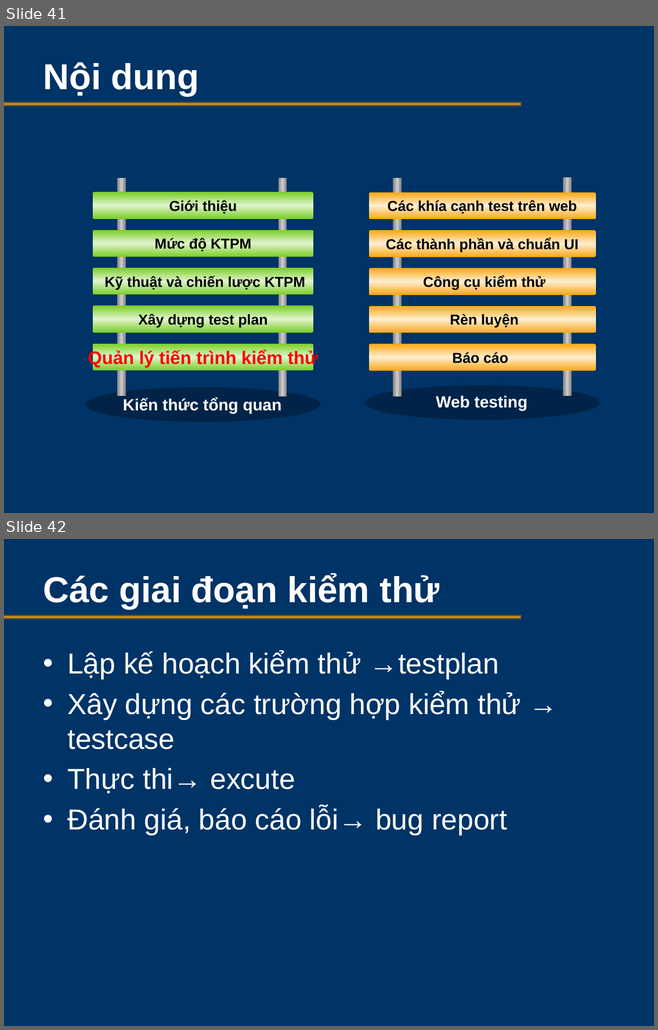
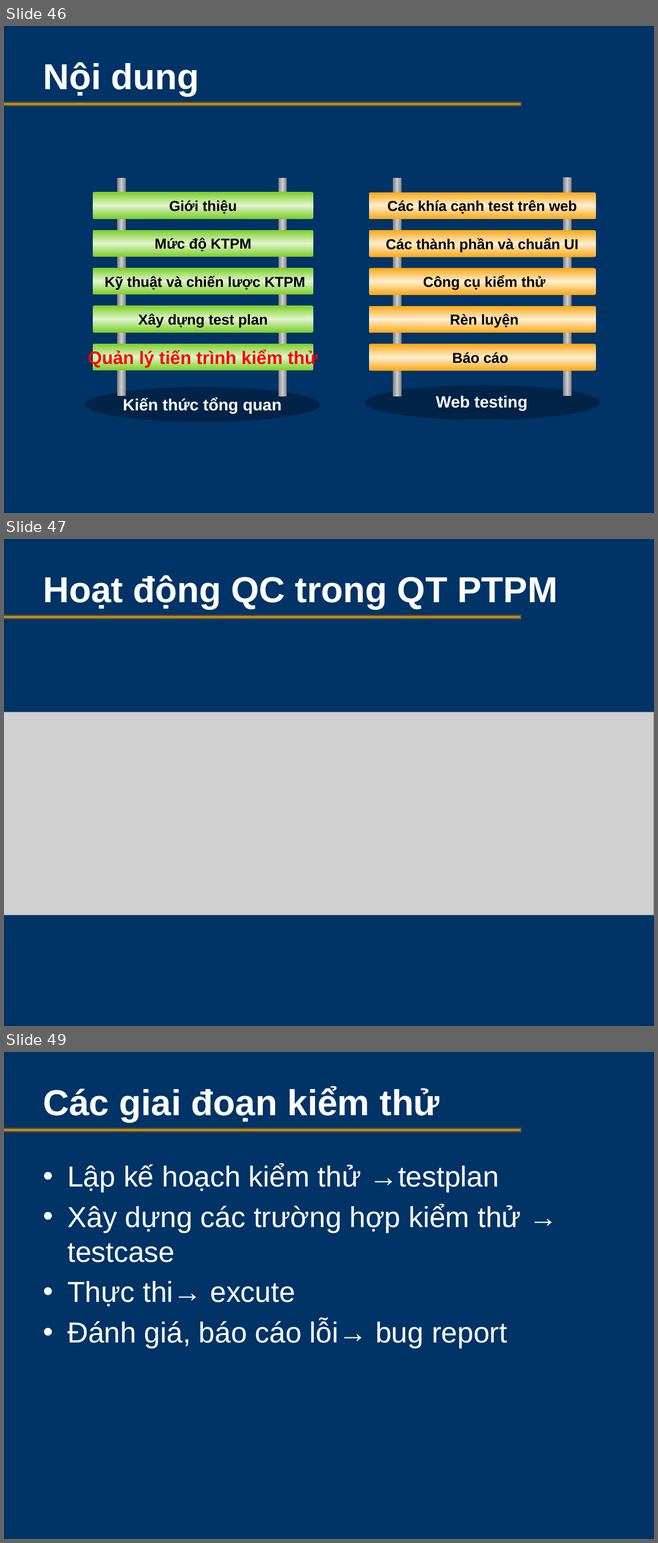
Before and after one commit to testervn/ka-caohoc, a slide deck: QA-QC/SoftwareTesting.pptx. Shown one above the other, each under a label of ours: slides 41 and 42 before the commit, slides 46, 47 and 49 after it; the slides between them are not shown. The pictures are 658x1030 and 658x1543 pixels, drawn with LibreOffice and Linux fonts; fonts in the diff are those of the drawing; grey boxes stand for pictures; background and template pictures are left out. Boxes give left, top, right and bottom in pixels: in the first picture for what was removed or moved away, otherwise in the second. Text is boxed around its words. In the diff, an @@ line names an element or a change of style, - is before the commit and + after.

```diff
--- a/QA-QC/SoftwareTesting.pptx
+++ b/QA-QC/SoftwareTesting.pptx
@@ slide 47 added at (4, 539, 654, 1026), background picture (left out); not listed: 1 template element that a slide beside it also shows @@
@@ title added at (43, 575, 557, 609), 40 pt, text #FFFFFF, bold @@
+Hoạt động QC trong QT PTPM
@@ picture added at (4, 712, 654, 915) @@
@@ what was slide 41 is now slide 46 @@
@@ what was slide 42 is now slide 49 @@
```
Also in this commit, not shown: 6 other slides added.
